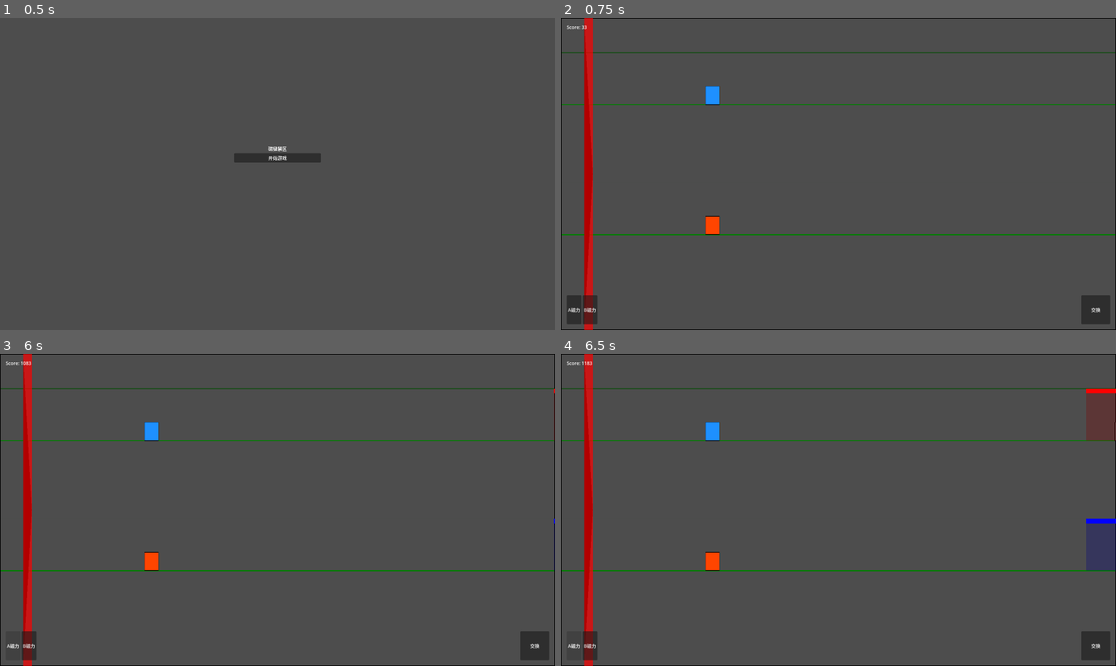
Above: before the commit, frames 1-4 (two rows, left to right).
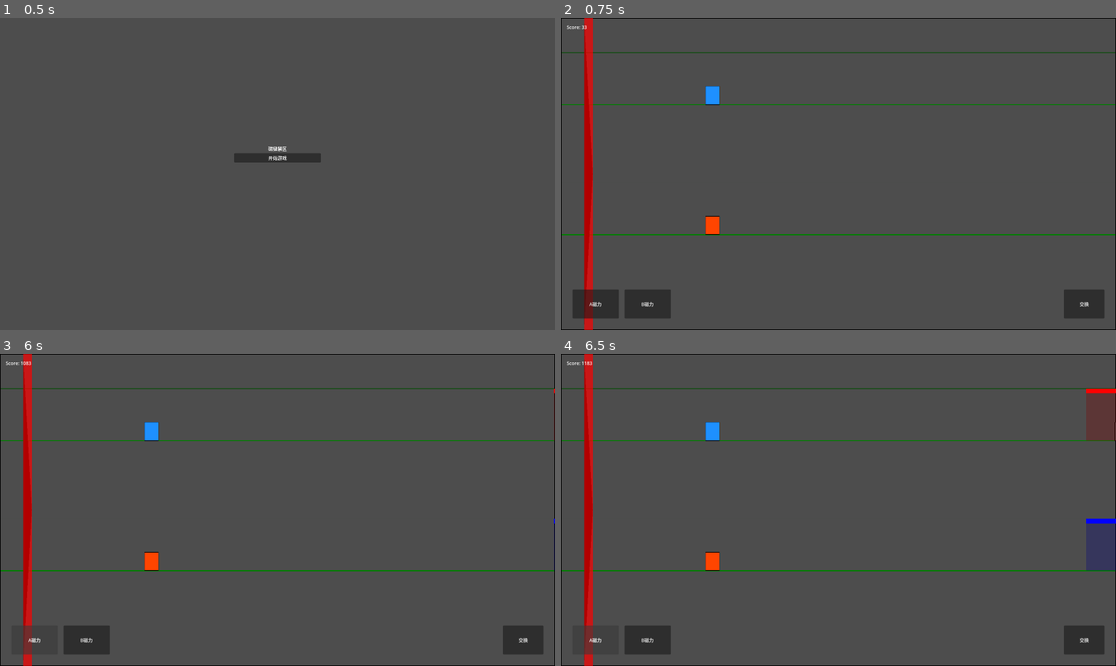
Above: after the commit, the same moments.

Repository: GeorgeMee/Magnetix
Game: Godot game, scene res://src/scenes/ui/start_menu.tscn
Two runs of this game, one before a commit and one after it. Both use one fixed random seed, a clock stepped at 60 frames per second and the inputs below.
Inputs:
- Up to frame 1 (0.5 s): no input
- Up to frame 2 (0.75 s): click "开始游戏" at 0.5 s
- Up to frame 3 (6 s): click "A磁力" at 1.25 s; click "B磁力" at 2 s; click "交换" at 2.75 s; click "A磁力" at 3.5 s; click "B磁力" at 4.25 s; click "交换" at 5 s; click "A磁力" at 5.75 s
- Up to frame 4 (6.5 s): no input

Frame 1 is identical in both runs. In frame 2, 1.9% of the frame differs, in the area x 1-99%, y 87-99%; in frame 3, 1.4%; in frame 4, 1.4%.

Commit message:
Fix swap button layout in GameHUD scene

Diff:
--- a/src/scenes/ui/game_hud.tscn
+++ b/src/scenes/ui/game_hud.tscn
@@ -13,69 +13,47 @@
 offset_bottom = 60.0
 text = "Score: 0"
 
-[node name="BottomControls" type="MarginContainer" parent="."]
-anchors_preset = 12
-anchor_top = 1.0
-anchor_bottom = 1.0
-offset_left = 20.0
-offset_top = -120.0
-offset_right = 400.0
-offset_bottom = -20.0
-grow_horizontal = 0
-grow_vertical = 0
-
-[node name="HBoxContainer" type="HBoxContainer" parent="BottomControls"]
-layout_mode = 2
-
-[node name="BtnMagnetA" type="Button" parent="BottomControls/HBoxContainer"]
+[node name="BtnMagnetA" type="Button" parent="."]
 unique_name_in_owner = true
-layout_mode = 2
+offset_left = 40.0
+offset_top = 940.0
+offset_right = 200.0
+offset_bottom = 1040.0
 text = "A磁力"
 
-[node name="BtnMagnetB" type="Button" parent="BottomControls/HBoxContainer"]
+[node name="BtnMagnetB" type="Button" parent="."]
 unique_name_in_owner = true
-layout_mode = 2
+offset_left = 220.0
+offset_top = 940.0
+offset_right = 380.0
+offset_bottom = 1040.0
 text = "B磁力"
 
 [node name="BtnSwap" type="Button" parent="."]
 unique_name_in_owner = true
-anchors_preset = 4
-anchor_top = 1.0
-anchor_bottom = 1.0
-anchor_left = 0.0
-anchor_right = 0.0
-offset_right = 100.0
-offset_bottom = 0.0
-grow_horizontal = 0
-grow_vertical = 0
-anchor_left = 1.0
-anchor_right = 1.0
-offset_left = -120.0
-offset_top = -120.0
-offset_right = -20.0
-offset_bottom = -20.0
+offset_left = 1740.0
+offset_top = 940.0
+offset_right = 1880.0
+offset_bottom = 1040.0
 text = "交换"
 
 [node name="GameOverPanel" type="Panel" parent="."]
 unique_name_in_owner = true
 visible = false
-anchors_preset = 8
-anchor_left = 0.5
-anchor_top = 0.5
-anchor_right = 0.5
-anchor_bottom = 0.5
-offset_left = -200.0
-offset_top = -150.0
-offset_right = 200.0
-offset_bottom = 150.0
-grow_horizontal = 2
-grow_vertical = 2
+offset_left = 760.0
+offset_top = 390.0
+offset_right = 1160.0
+offset_bottom = 690.0
 
 [node name="VBoxContainer" type="VBoxContainer" parent="GameOverPanel"]
 layout_mode = 1
 anchors_preset = 15
 anchor_right = 1.0
 anchor_bottom = 1.0
+offset_left = 20.0
+offset_top = 20.0
+offset_right = -20.0
+offset_bottom = -20.0
 grow_horizontal = 2
 grow_vertical = 2
 
Not shown: 1 places in src/scenes/ui/start_menu.tscn that only renumber resources
Not shown, added: src/scripts/ui/game_hud.gd.uid
Not shown, added: src/scripts/ui/start_menu.gd.uid
